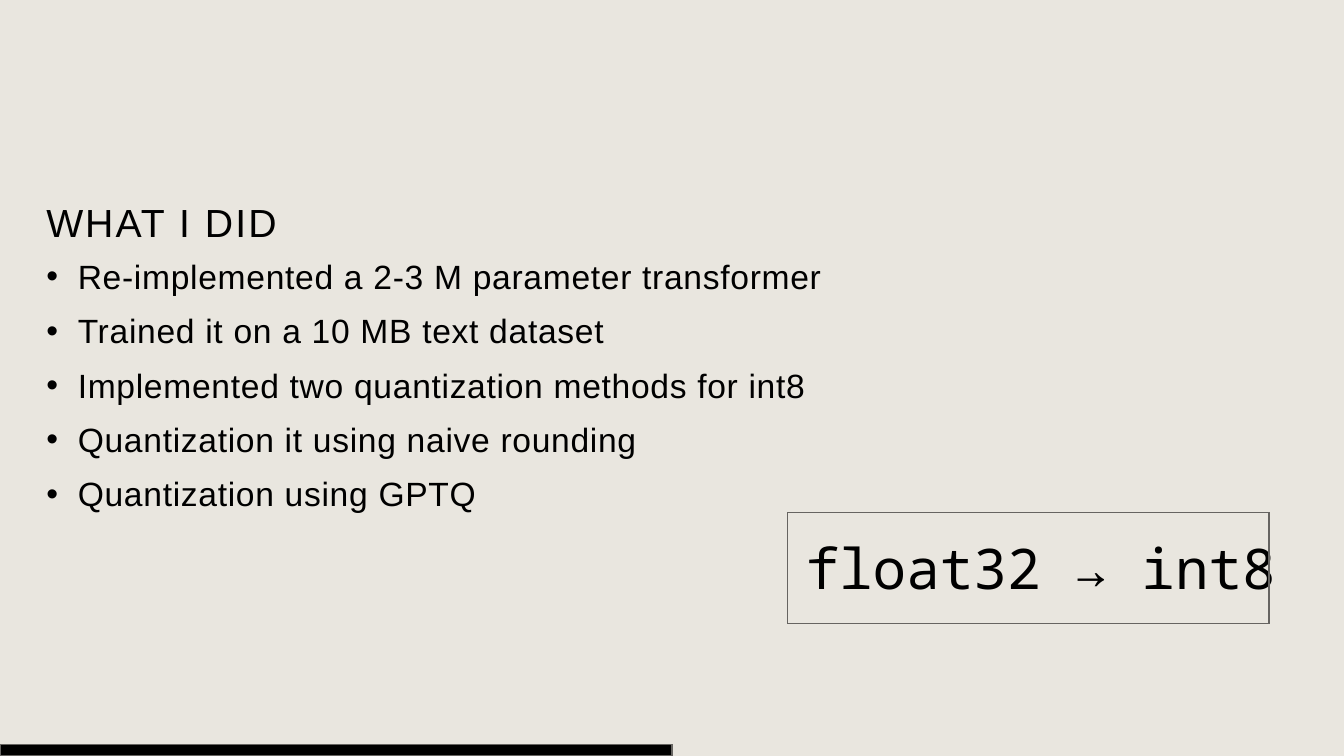
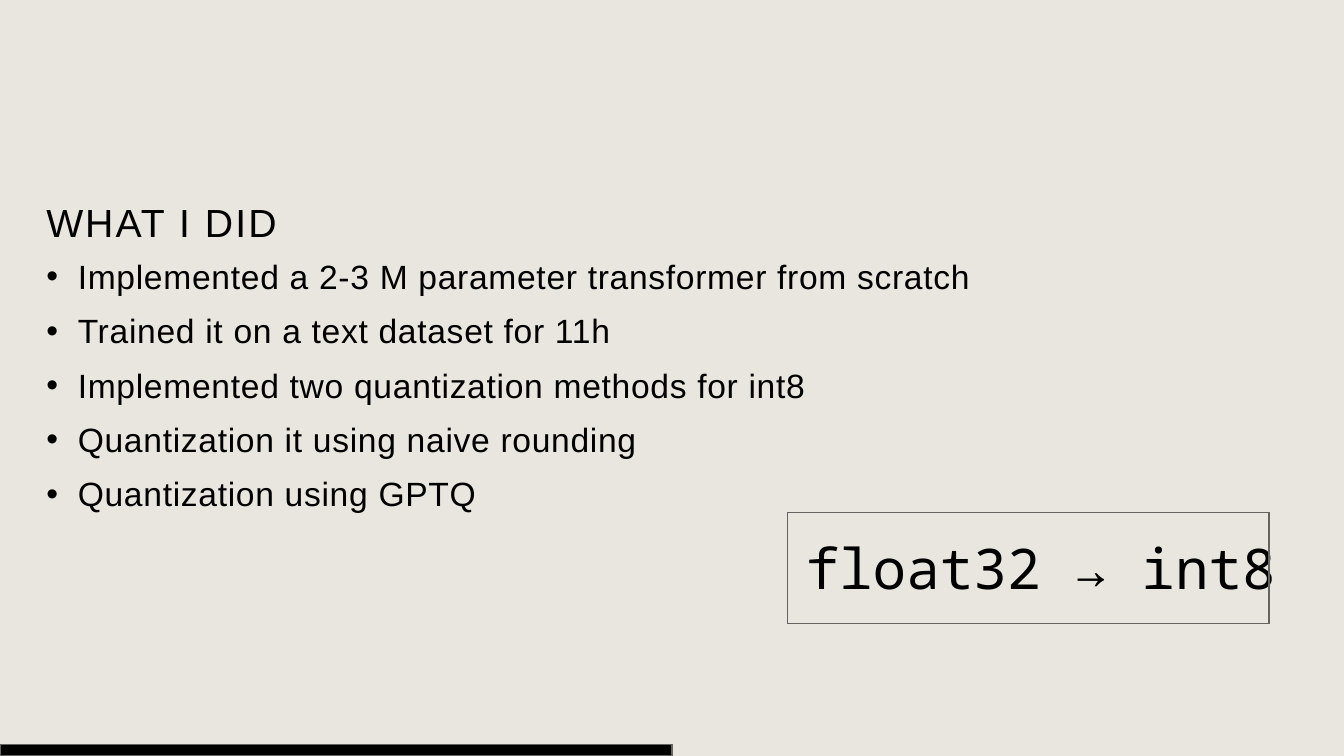
Before and after one commit to p0017/11918494_nanoGPTQ, a slide deck: slide 7 of report/presentation_without_macros.pptx. Drawn at 1344x756 pixels with LibreOffice and Linux fonts; fonts in the diff are those of the drawing; background and template pictures are left out. Boxes give left, top, right and bottom in pixels: in the first picture for what was removed or moved away, otherwise in the second. Text is boxed around its words. In the diff, an @@ line names an element or a change of style, - is before the commit and + after.

Commit message:
Minor fixes to text

```diff
--- a/report/presentation_without_macros.pptx
+++ b/report/presentation_without_macros.pptx
@@ text at (78,264,969,344): text changed @@
-• Re-implemented a 2-3 M parameter transformer
-• Trained it on a 10 MB text dataset
+• Implemented a 2-3 M parameter transformer from scratch
+• Trained it on a text dataset for 11h
```
Also in this commit, not shown: 6 other slides changed, 1 slide removed.
